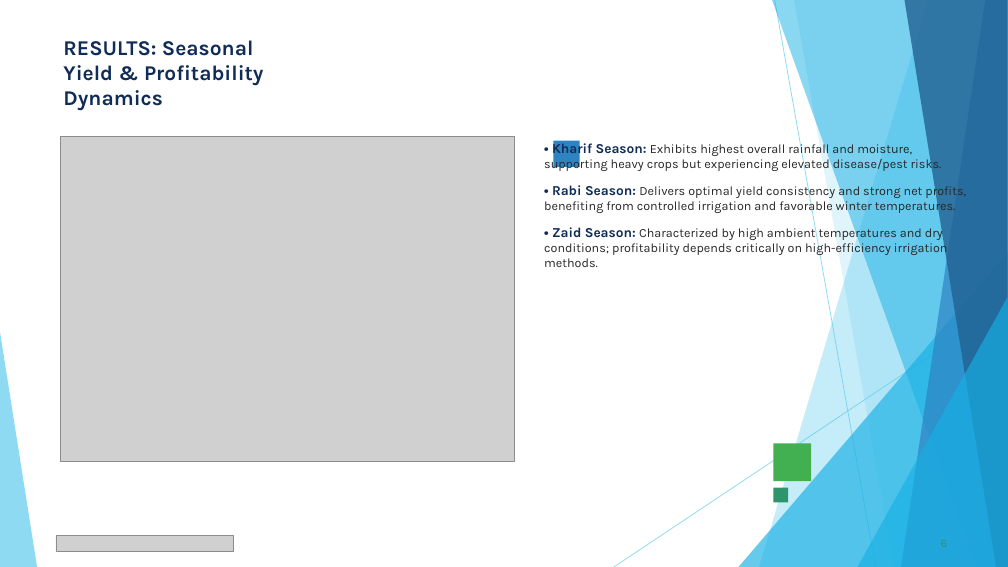
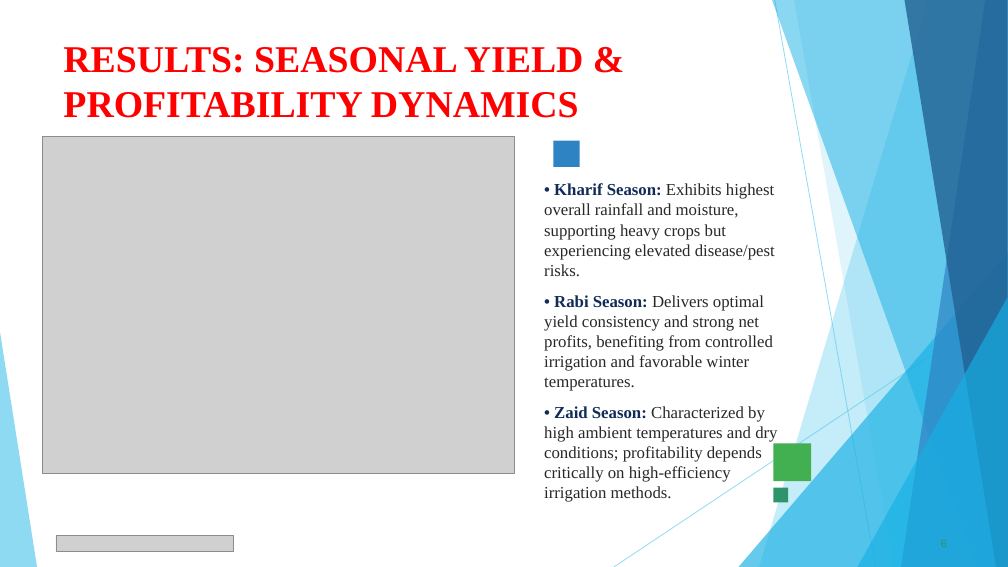
Before and after one commit to Ksmashhero06/Seasonal-Agriculture-Performance-Analysis, a slide deck: slide 6 of VOIS_Major_Project_PPT_Submission_Completed.pptx. Drawn at 1008x567 pixels with LibreOffice and Linux fonts; fonts in the diff are those of the drawing; grey boxes stand for pictures. Boxes give left, top, right and bottom in pixels: in the first picture for what was removed or moved away, otherwise in the second. Text is boxed around its words. In the diff, an @@ line names an element or a change of style, - is before the commit and + after.

```diff
--- a/VOIS_Major_Project_PPT_Submission_Completed.pptx
+++ b/VOIS_Major_Project_PPT_Submission_Completed.pptx
@@ title at box(63, 47, 584, 118): text changed; size 20 to 36 pt; font Karla to Times New Roman; text colour #102C57 to #FF0000 @@
-RESULTS: Seasonal Yield & Profitability Dynamics
+RESULTS: SEASONAL YIELD & PROFITABILITY DYNAMICS
@@ picture: place and size @@
-picture at box(60, 136, 514, 461)
+picture at box(42, 136, 514, 474)
@@ text "• Kharif Season: Exhibits highest ...": place and size @@
-text "• Kharif Season: Exhibits highest ..." at box(544, 140, 966, 267)
+text "• Kharif Season: Exhibits highest ..." at box(544, 183, 777, 502)
@@ text "• Kharif Season: Exhibits highest ..." at box(544, 183, 777, 502): size 13 to 16 pt in "• Kharif Season:", "• Rabi Season:", "• Zaid Season:"; size 12 to 16 pt in "Exhibits highest overall rainfall and moisture, supporting ...", "Delivers optimal yield consistency and strong net ...", "Characterized by high ambient temperatures and dry ..."; font Karla to Times New Roman @@
```
Also in this commit, not shown: 13 other slides changed, 1 other file.
